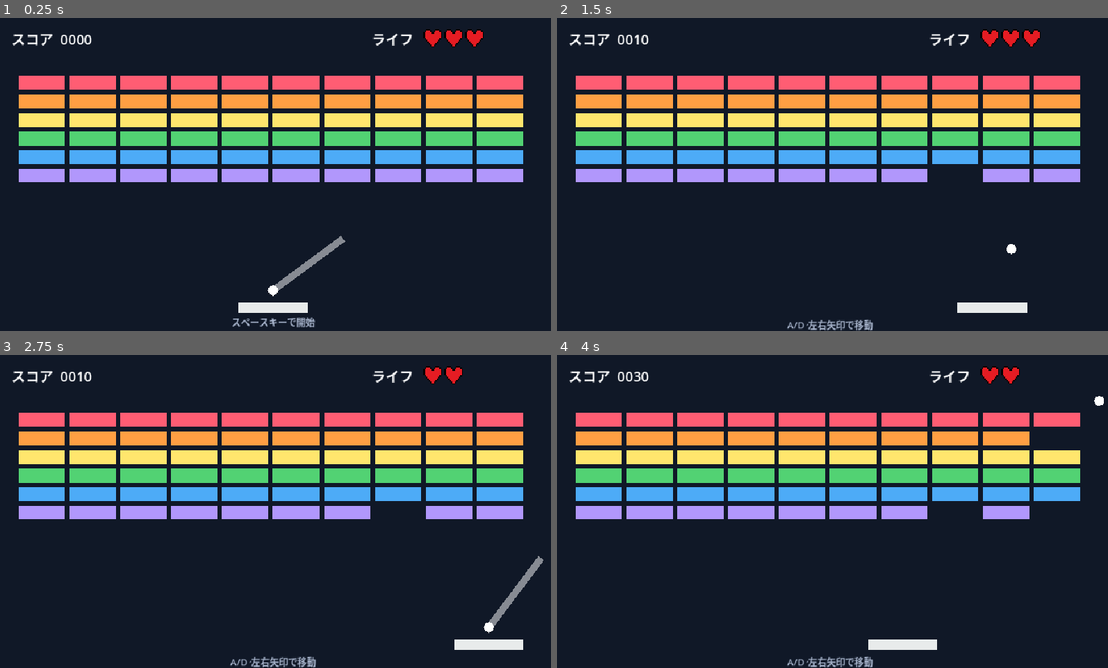
Above: before the commit, frames 1-4 (two rows, left to right).
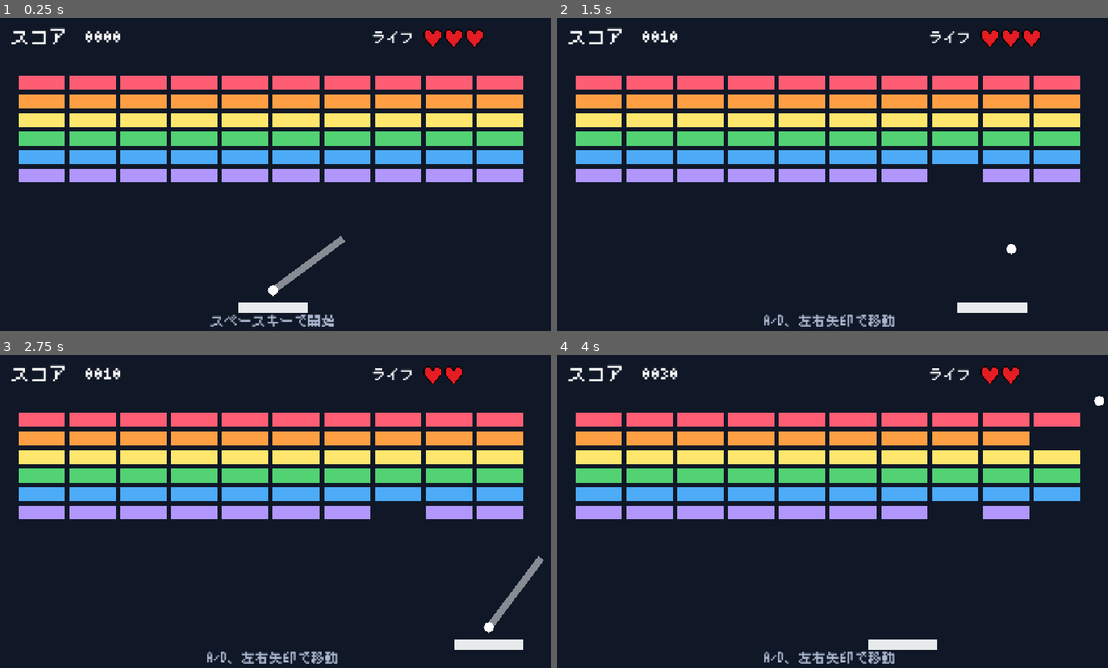
Above: after the commit, the same moments.

Repository: ittokunvim/example-godot
Game: Godot game, scene res://main.tscn
Same seed, same stepped clock (60 frames per second), same inputs: the game is played once before the commit and once after it.
Inputs (mouse positions are in pixels of both pictures, inside the frame that each line leads up to):
- Up to frame 1 (0.25 s): no input
- Up to frame 2 (1.5 s): tap Enter (ui_accept) at 0.5, 0.77 s; move the mouse to (953, 158) at 0.52 s; hold D (move_right) 0.53-1.28 s; click (953, 158) at 0.67 s; move the mouse to (716, 190) at 1.27 s; hold A (move_left) from 1.28 s (still down)
- Up to frame 3 (2.75 s): tap Enter (ui_accept) at 1.52 s; move the mouse to (330, 442) at 2.02 s; release A (move_left) at 2.03 s; hold D (move_right) from 2.03 s (still down)
- Up to frame 4 (4 s): move the mouse to (804, 574) at 2.77 s; click (804, 574) at 2.92 s; tap Enter (ui_accept) at 3.02, 3.77 s; move the mouse to (997, 558) at 3.52 s; release D (move_right) at 3.53 s; hold A (move_left) from 3.53 s (still down)

The runs differ from the first frame. In frame 1, 1.1% of the frame differs, in the area x 2-75%, y 3-99%; in frame 2, 1.3%; in frame 3, 1.3%; in frame 4, 1.3%, in the area x 2-75%, y 3-100%.

Commit message:
feat(breakout): Add fonts
Issue: #39

Diff:
--- a/breakout/main.tscn
+++ b/breakout/main.tscn
@@ -9,6 +9,7 @@
 [ext_resource type="Script" uid="uid://pnxng0p3bdn0" path="res://bricks.gd" id="5_kek77"]
 [ext_resource type="Script" uid="uid://b4ybgdjaw8dm6" path="res://hud.gd" id="6_4c57u"]
 [ext_resource type="AudioStream" uid="uid://h2hto3m7crrv" path="res://assets/効果音ラボ-成功音.wav" id="6_5vw27"]
+[ext_resource type="FontFile" uid="uid://m2jtfmga7dyu" path="res://assets/misaki_gothic.ttf" id="6_efxa6"]
 [ext_resource type="AudioStream" uid="uid://dubdbs3ygjg4w" path="res://assets/効果音ラボ-落下音.wav" id="7_kek77"]
 
 [sub_resource type="RectangleShape2D" id="HorizontalWallShape"]
@@ -25,6 +26,10 @@
 
 [sub_resource type="RectangleShape2D" id="LossShape"]
 size = Vector2(960, 24)
+
+[sub_resource type="Theme" id="Theme_dg77c"]
+default_font = ExtResource("6_efxa6")
+default_font_size = 24
 
 [sub_resource type="StyleBoxFlat" id="OverlayStyle"]
 bg_color = Color(0, 0, 0, 0.7)
@@ -106,6 +111,7 @@
 grow_horizontal = 2
 grow_vertical = 2
 mouse_filter = 2
+theme = SubResource("Theme_dg77c")
 script = ExtResource("6_4c57u")
 
 [node name="Score" type="Label" parent="UI/HUD" unique_id=1700093102]
@@ -114,9 +120,8 @@
 offset_top = 18.0
 offset_right = 320.0
 offset_bottom = 52.0
-theme_override_colors/font_color = Color(1, 1, 1, 1)
-theme_override_font_sizes/font_size = 24
-text = "スコア  0000"
+theme_override_font_sizes/font_size = 32
+text = "スコア"
 
 [node name="Lives" type="Label" parent="UI/HUD" unique_id=944369859]
 layout_mode = 0
@@ -124,8 +129,6 @@
 offset_top = 18.0
 offset_right = 727.0
 offset_bottom = 52.0
-theme_override_colors/font_color = Color(1, 1, 1, 1)
-theme_override_font_sizes/font_size = 24
 text = "ライフ"
 vertical_alignment = 1
 
@@ -143,7 +146,6 @@
 offset_right = 730.0
 offset_bottom = 536.0
 theme_override_colors/font_color = Color(0.666667, 0.717647, 0.811765, 1)
-theme_override_font_sizes/font_size = 16
 text = "A/D、左右矢印で移動"
 horizontal_alignment = 1
 
@@ -158,8 +160,6 @@
 
 [node name="Message" type="Label" parent="UI/HUD/Overlay" unique_id=1328214056]
 layout_mode = 2
-theme_override_colors/font_color = Color(1, 1, 1, 1)
-theme_override_font_sizes/font_size = 20
 text = "スペースキーまたはクリックで開始"
 horizontal_alignment = 1
 vertical_alignment = 1
Binary file added: breakout/assets/misaki_gothic.ttf
Not shown, added: breakout/assets/misaki_gothic.ttf.import
